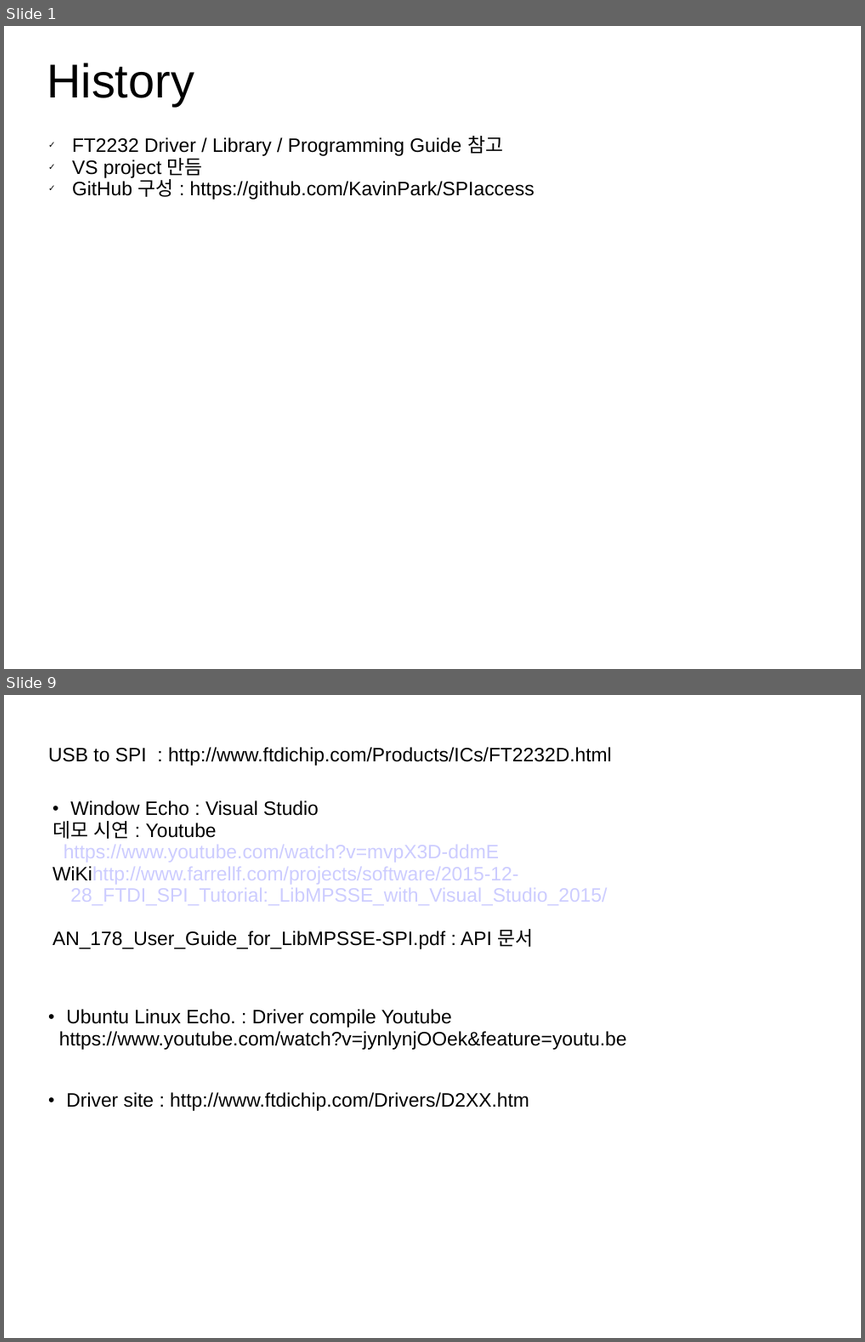
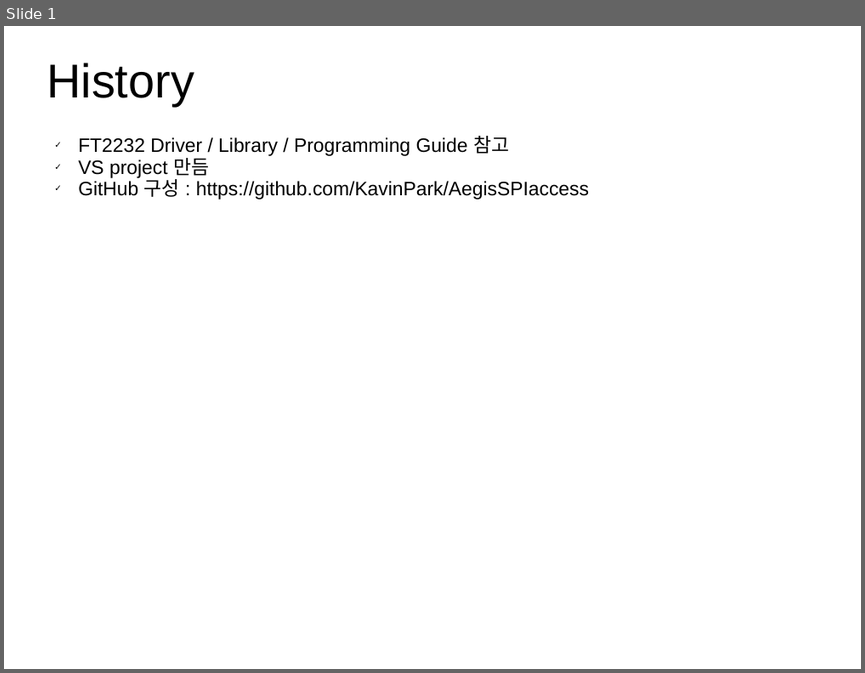
Before and after one commit to KavinPark/AegisSPIaccess, a slide deck: AegisSPI.ppt. Shown one above the other, each under a label of ours: slides 1 and 9 before the commit, slide 1 after it; the slides between them are not shown. The pictures are 865x1342 and 865x673 pixels, drawn with LibreOffice and Linux fonts; fonts in the diff are those of the drawing. Boxes give left, top, right and bottom in pixels: in the first picture for what was removed or moved away, otherwise in the second. Text is boxed around its words. In the diff, an @@ line names an element or a change of style, - is before the commit and + after.

Commit message:
문서 : API 설명

```diff
--- a/AegisSPI.ppt
+++ b/AegisSPI.ppt
@@ slide 9 removed at <box>4,695,861,1338</box>, background #FFFFFF @@
@@ text removed at <box>48,747,612,766</box> @@
-USB to SPI : http://www.ftdichip.com/Products/ICs/FT2232D.html
@@ text removed at <box>52,800,607,949</box> @@
-• Window Echo : Visual Studio
-데모 시연 : Youtube
-https://www.youtube.com/watch?v=mvpX3D-ddmE
-WiKihttp://www.farrellf.com/projects/software/2015-12-28_FTDI_SPI_Tutorial:_LibMPSSE_with_Visual_Studio_2015/
-AN_178_User_Guide_for_LibMPSSE-SPI.pdf : API 문서
@@ text removed at <box>59,1009,627,1049</box> @@
-• Ubuntu Linux Echo. : Driver compile Youtube
-https://www.youtube.com/watch?v=jynlynjOOek&feature=youtu.be
@@ text removed at <box>66,1092,529,1111</box> @@
-• Driver site : http://www.ftdichip.com/Drivers/D2XX.htm
@@ slide 1 changed as well @@
@@ text "FT2232 Driver / Library / ...": place and size @@
-text "FT2232 Driver / Library / ..." at <box>72,136,534,199</box>
+text "FT2232 Driver / Library / ..." at <box>78,136,589,199</box>
@@ text at <box>78,179,589,199</box>: text changed @@
-✓ GitHub 구성 : https://github.com/KavinPark/SPIaccess
+✓ GitHub 구성 : https://github.com/KavinPark/AegisSPIaccess
```
Also in this commit, not shown: 1 slide added, 9 other slides removed.
